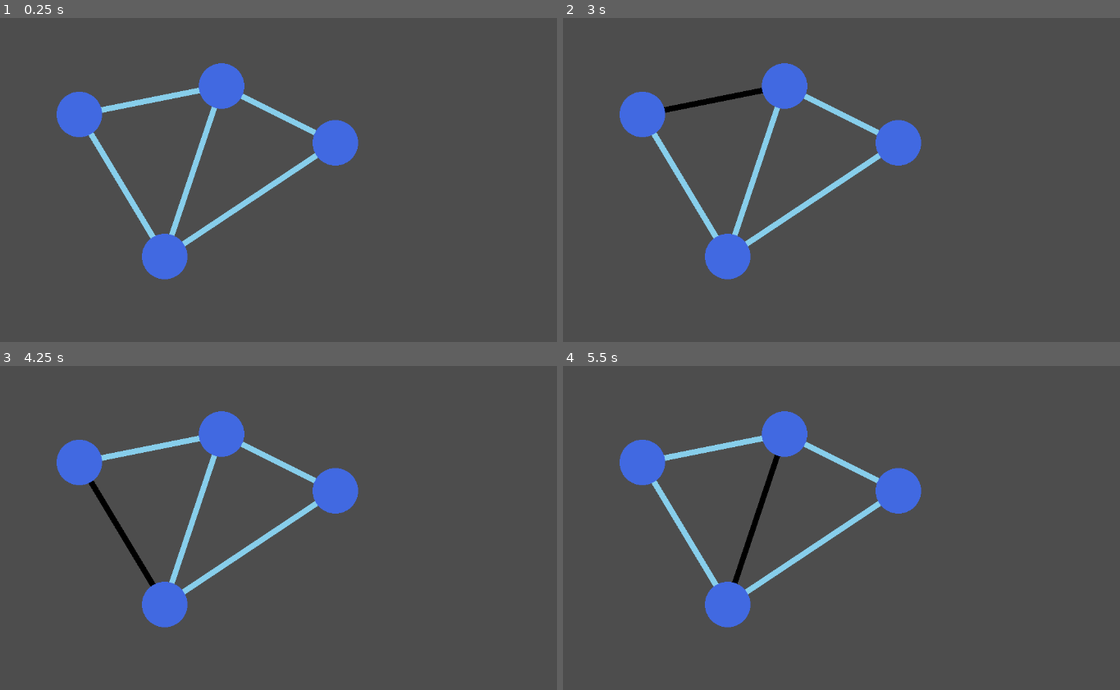
Above: before the commit, frames 1-4 (two rows, left to right).
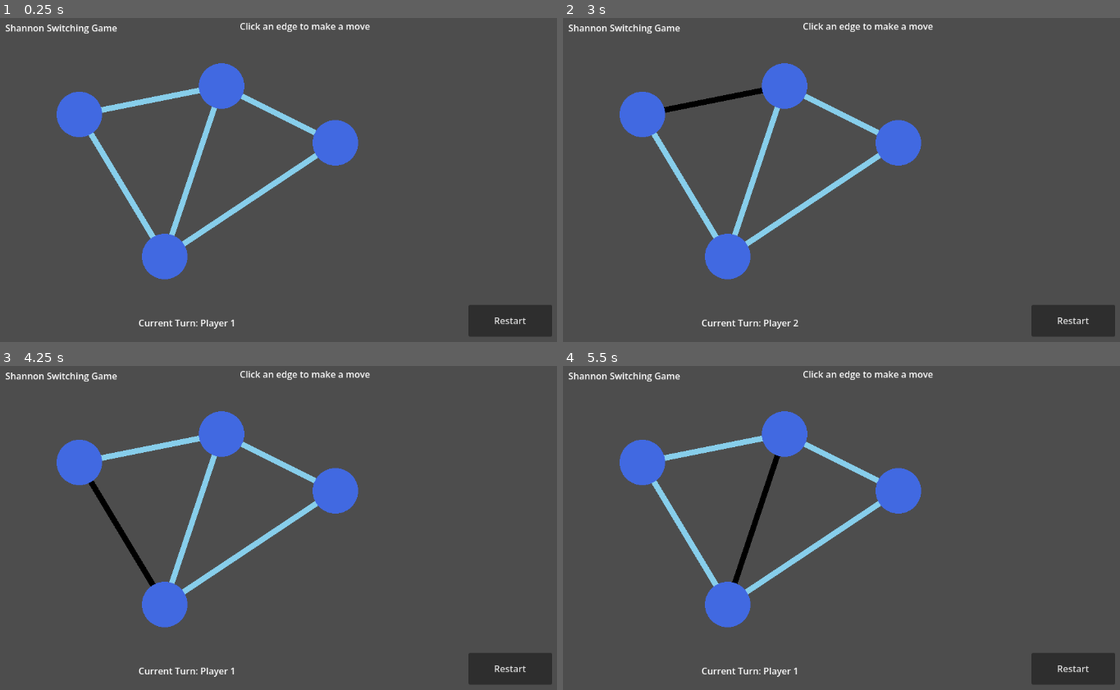
Above: after the commit, the same moments.

Repository: harv-sudo/Shannon-Switching-Game
Game: Godot game, scene res://testingScene.tscn
Two runs of this game, one before a commit and one after it. Both use one fixed random seed, a clock stepped at 60 frames per second and the inputs below.
Inputs (mouse positions are in pixels of both pictures, inside the frame that each line leads up to):
- Up to frame 1 (0.25 s): no input
- Up to frame 2 (3 s): click (1075, 319) at 0.5 s, where only the run after the commit has a clickable "Restart"; click (1075, 319) at 1.25 s, where only the run after the commit has a clickable "Restart"; click (1075, 319) at 2 s, where only the run after the commit has a clickable "Restart"; tap Enter at 2.75 s; move the mouse to (713, 99) at 2.77 s; click (713, 99) at 2.92 s
- Up to frame 3 (4.25 s): tap Space at 3.5 s; move the mouse to (122, 534) at 3.52 s; click (122, 534) at 3.67 s
- Up to frame 4 (5.5 s): tap Enter at 4.25 s; move the mouse to (841, 463) at 4.27 s; click (841, 463) at 4.42 s; tap Space at 5 s; move the mouse to (757, 518) at 5.02 s; click (757, 518) at 5.17 s

The runs differ from the first frame. In frame 1, 2.1% of the frame differs, in the area x 1-100%, y 1-99%; in frame 2, 2.1%; in frame 3, 2.1%; in frame 4, 2.1%.

Commit message:
Add basic HUD with turn display and restart functionality

Diff:
--- /dev/null
+++ b/scenes/hud.tscn
@@ -0,0 +1,48 @@
+[gd_scene format=3 uid="uid://bpoq46xddnv4o"]
+
+[ext_resource type="Script" uid="uid://btq4qkjv27occ" path="res://scripts/ui/hud.gd" id="1_ahhtf"]
+
+[node name="Hud" type="Control" unique_id=1043753000]
+layout_mode = 3
+anchors_preset = 15
+anchor_right = 1.0
+anchor_bottom = 1.0
+grow_horizontal = 2
+grow_vertical = 2
+mouse_filter = 2
+script = ExtResource("1_ahhtf")
+
+[node name="TitleLabel" type="Label" parent="." unique_id=1020170351]
+layout_mode = 0
+offset_left = 70.0
+offset_top = 36.0
+offset_right = 267.0
+offset_bottom = 59.0
+text = "Shannon Switching Game"
+
+[node name="TurnLabel" type="Label" parent="." unique_id=1265549483]
+layout_mode = 0
+offset_left = 304.0
+offset_top = 555.0
+offset_right = 475.0
+offset_bottom = 578.0
+text = "Current Turn: Player 1"
+
+[node name="StatusLabel" type="Label" parent="." unique_id=2048546461]
+layout_mode = 0
+offset_left = 482.0
+offset_top = 33.0
+offset_right = 711.0
+offset_bottom = 56.0
+text = "Click an edge to make a move"
+
+[node name="RestartButton" type="Button" parent="." unique_id=51825584]
+layout_mode = 1
+anchors_preset = -1
+anchor_right = 0.056
+anchor_bottom = 0.048
+offset_left = 884.0
+offset_top = 535.0
+offset_right = 966.488
+offset_bottom = 559.896
+text = "Restart"
--- /dev/null
+++ b/scripts/ui/hud.gd
@@ -0,0 +1,26 @@
+extends Control
+
+@onready var turn_label = $TurnLabel
+@onready var status_label = $StatusLabel
+@onready var restart_button = $RestartButton
+
+# Called when the node enters the scene tree for the first time.
+func _ready() -> void:
+	restart_button.pressed.connect(_on_restart_button_pressed)
+	update_turn_label()
+
+
+# Called every frame. 'delta' is the elapsed time since the previous frame.
+func _process(delta: float) -> void:
+	update_turn_label()
+
+func update_turn_label():
+	if TurnManager.currentPlayer == TurnManager.Player.P1:
+		turn_label.text = "Current Turn: Player 1"
+	else:
+		turn_label.text = "Current Turn: Player 2"
+
+func _on_restart_button_pressed():
+	# reset player turns
+	TurnManager.currentPlayer = TurnManager.Player.P1
+	get_tree().reload_current_scene()
--- a/testingScene.tscn
+++ b/testingScene.tscn
@@ -1,6 +1,11 @@
 [gd_scene format=3 uid="uid://pg4f5g2eea2q"]
 
 [ext_resource type="Script" uid="uid://df235a5857rg" path="res://scripts/testingScript.gd" id="1_thb6t"]
+[ext_resource type="PackedScene" uid="uid://bpoq46xddnv4o" path="res://scenes/hud.tscn" id="2_1dc3p"]
 
 [node name="Node2D" type="Node2D" unique_id=37993366]
 script = ExtResource("1_thb6t")
+
+[node name="CanvasLayer" type="CanvasLayer" parent="." unique_id=1381510366]
+
+[node name="Hud" parent="CanvasLayer" unique_id=1043753000 instance=ExtResource("2_1dc3p")]
Not shown, added: scripts/ui/hud.gd.uid
